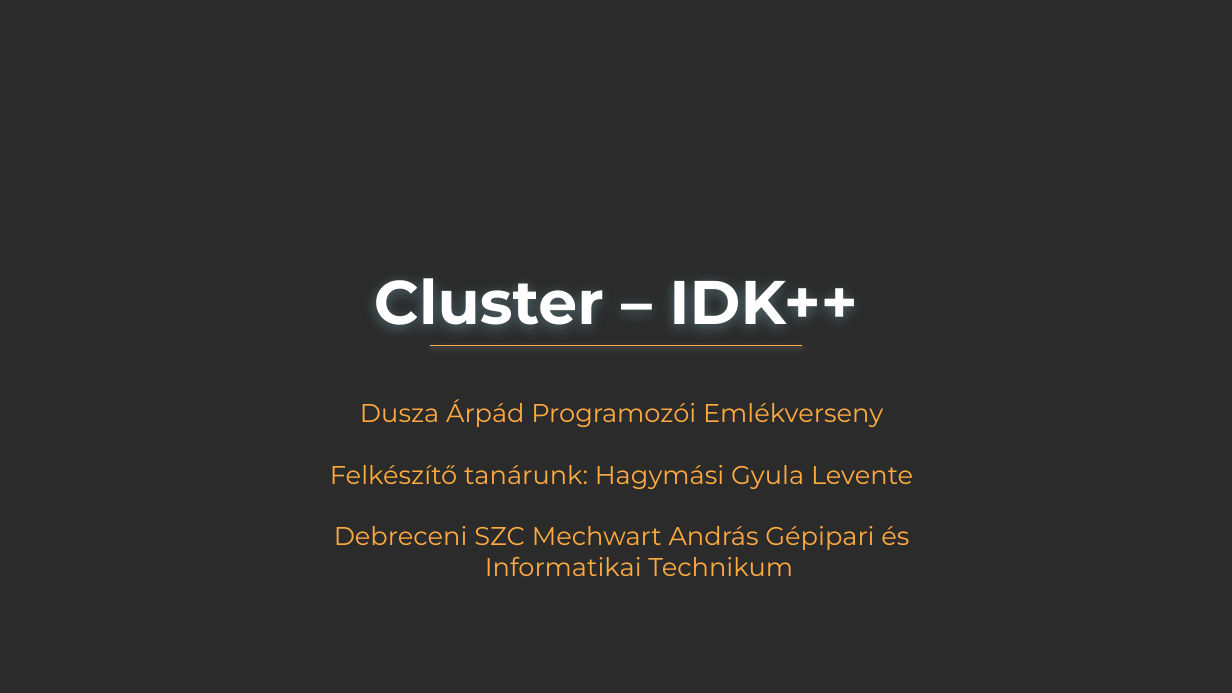
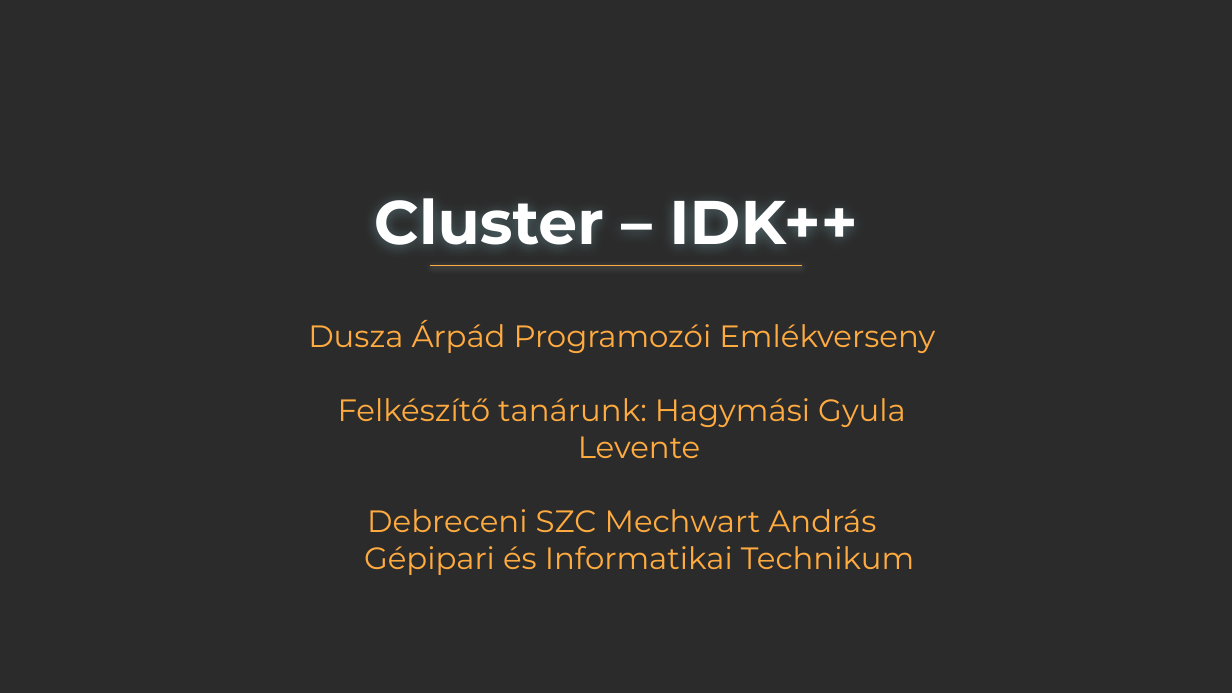
Before and after one commit to mskvszkyt/dusza-cluster, a slide deck: slide 1 of Presentation/Cluster – IDK++.pptx. Drawn at 1232x693 pixels with LibreOffice and Linux fonts; fonts in the diff are those of the drawing; background and template pictures are left out; a plain dark background stands for a picture behind light text. Boxes give left, top, right and bottom in pixels: in the first picture for what was removed or moved away, otherwise in the second. Text is boxed around its words. In the diff, an @@ line names an element or a change of style, - is before the commit and + after.

```diff
--- a/Presentation/Cluster – IDK++.pptx
+++ b/Presentation/Cluster – IDK++.pptx
@@ 1 title, 1 subtitle, 1 line: place and size @@
-1 title, 1 subtitle, 1 line at (330,278,913,576)
+1 title, 1 subtitle, 1 line at (308,198,935,575)
@@ subtitle "Dusza Árpád Programozói Emlékverseny" at (308,320,935,575): size 20 to 24 pt @@
```
Also in this commit, not shown: 2 other slides changed.
